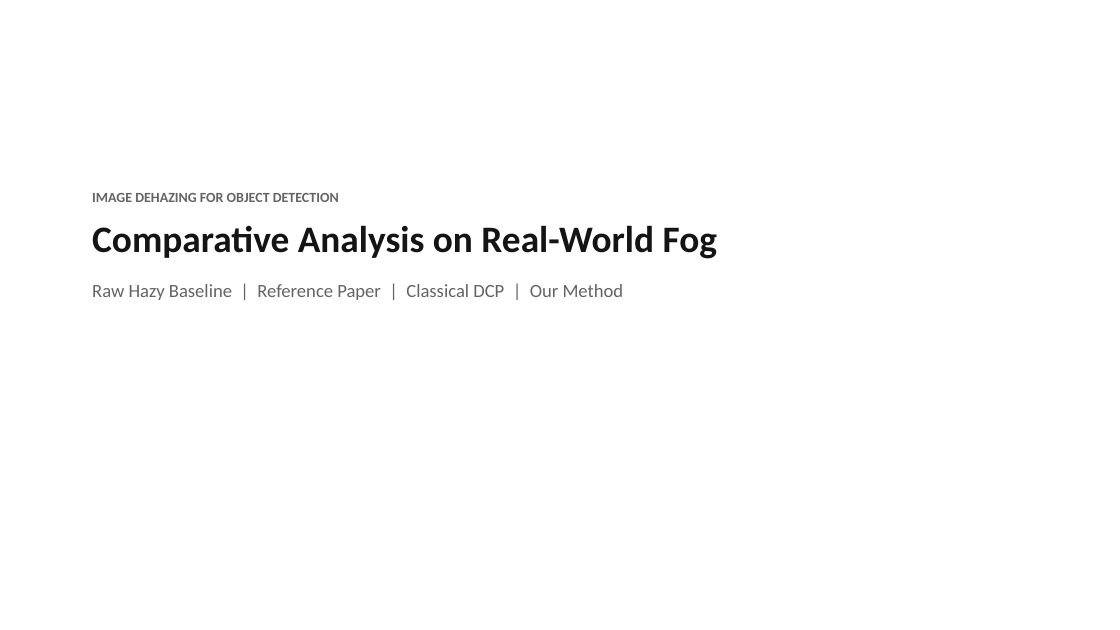
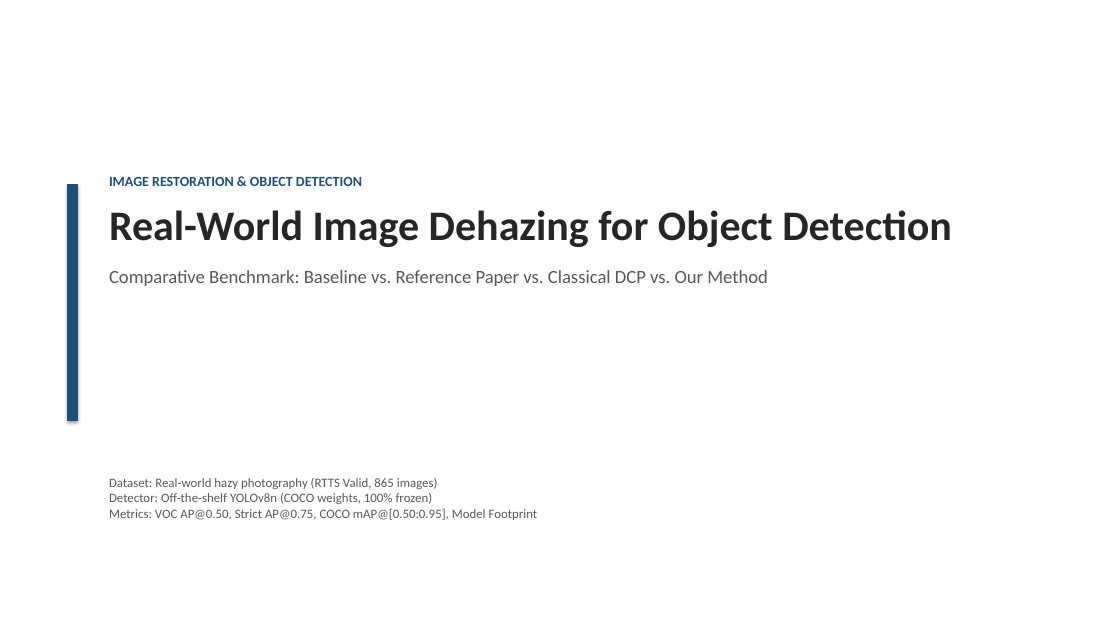
Before and after one commit to Somebody31/IP_Project, a slide deck: slide 1 of docs/reports/presentation.pptx. Drawn at 1120x630 pixels with LibreOffice and Linux fonts; fonts in the diff are those of the drawing. Boxes give left, top, right and bottom in pixels: in the first picture for what was removed or moved away, otherwise in the second. Text is boxed around its words. In the diff, an @@ line names an element or a change of style, - is before the commit and + after.

```diff
--- a/docs/reports/presentation.pptx
+++ b/docs/reports/presentation.pptx
@@ text at [109,177,952,286]: text changed; text colour #646464 to #595959 @@
-IMAGE DEHAZING FOR OBJECT DETECTION
-Comparative Analysis on Real-World Fog
-Raw Hazy Baseline | Reference Paper | Classical DCP | Our Method
+IMAGE RESTORATION & OBJECT DETECTION
+Real-World Image Dehazing for Object Detection
+Comparative Benchmark: Baseline vs. Reference Paper vs. Classical DCP vs. Our Method
@@ rectangle added at [67,185,77,420], fill #1F4E78, outline #1F4E78 0.75 pt @@
@@ text added at [109,478,538,520], 11 pt, text #595959 @@
+Dataset: Real-world hazy photography (RTTS Valid, 865 images)
+Detector: Off-the-shelf YOLOv8n (COCO weights, 100% frozen)
+Metrics: VOC AP@0.50, Strict AP@0.75, COCO mAP@[0.50:0.95], Model Footprint
```
Also in this commit, not shown: 4 other slides changed, 1 other file.
